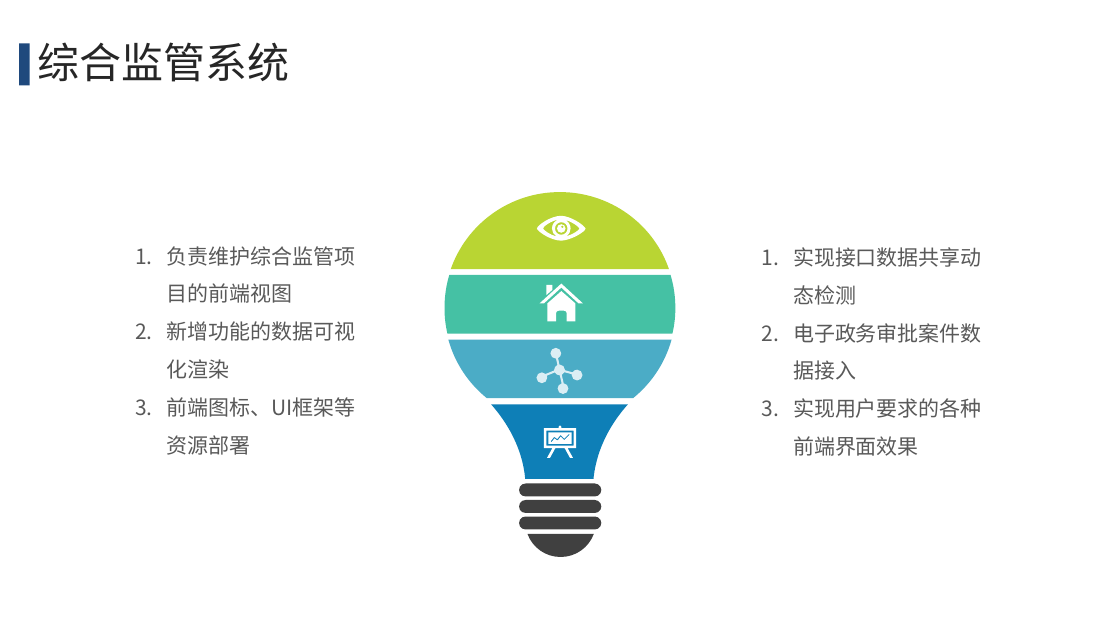
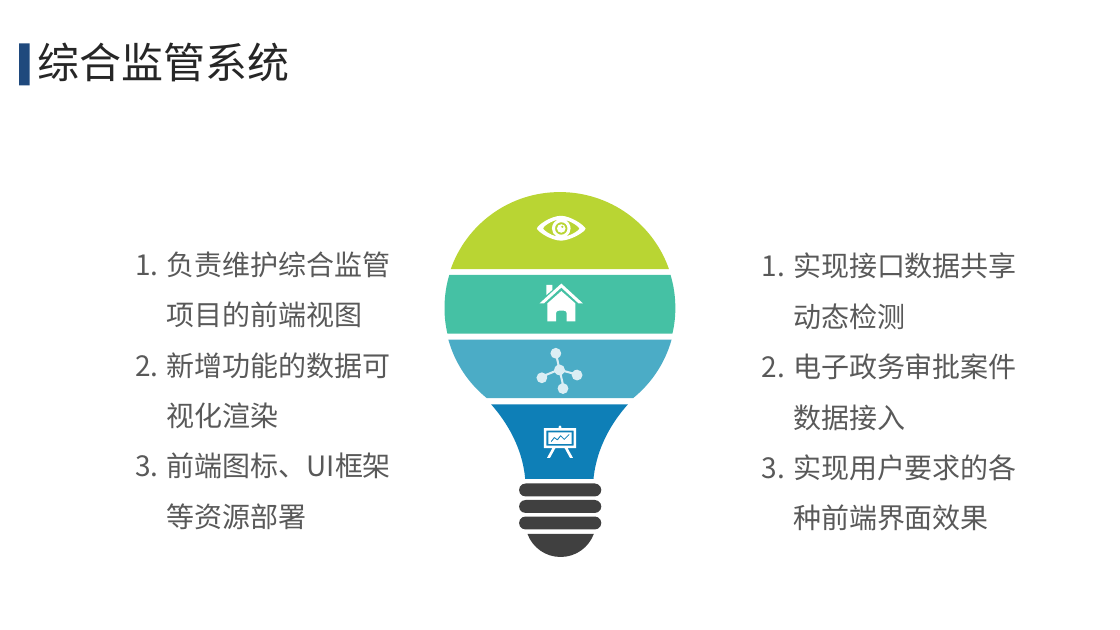
Before and after one commit to wellsmitch/accountpassword, a slide deck: slide 10 of upmoney/调薪申请汇报-宋玉彬.pptx. Drawn at 1120x630 pixels with LibreOffice and Linux fonts; fonts in the diff are those of the drawing. Boxes give left, top, right and bottom in pixels: in the first picture for what was removed or moved away, otherwise in the second. Text is boxed around its words. In the diff, an @@ line names an element or a change of style, - is before the commit and + after.

```diff
--- a/upmoney/调薪申请汇报-宋玉彬.pptx
+++ b/upmoney/调薪申请汇报-宋玉彬.pptx
@@ text "负责维护综合监管项目的前端视图" at [167,251,391,479]: size 18 to 24 pt @@
@@ text "实现接口数据共享动态检测" at [793,252,1017,531]: size 18 to 24 pt @@
```
Also in this commit, not shown: 3 other slides changed.
